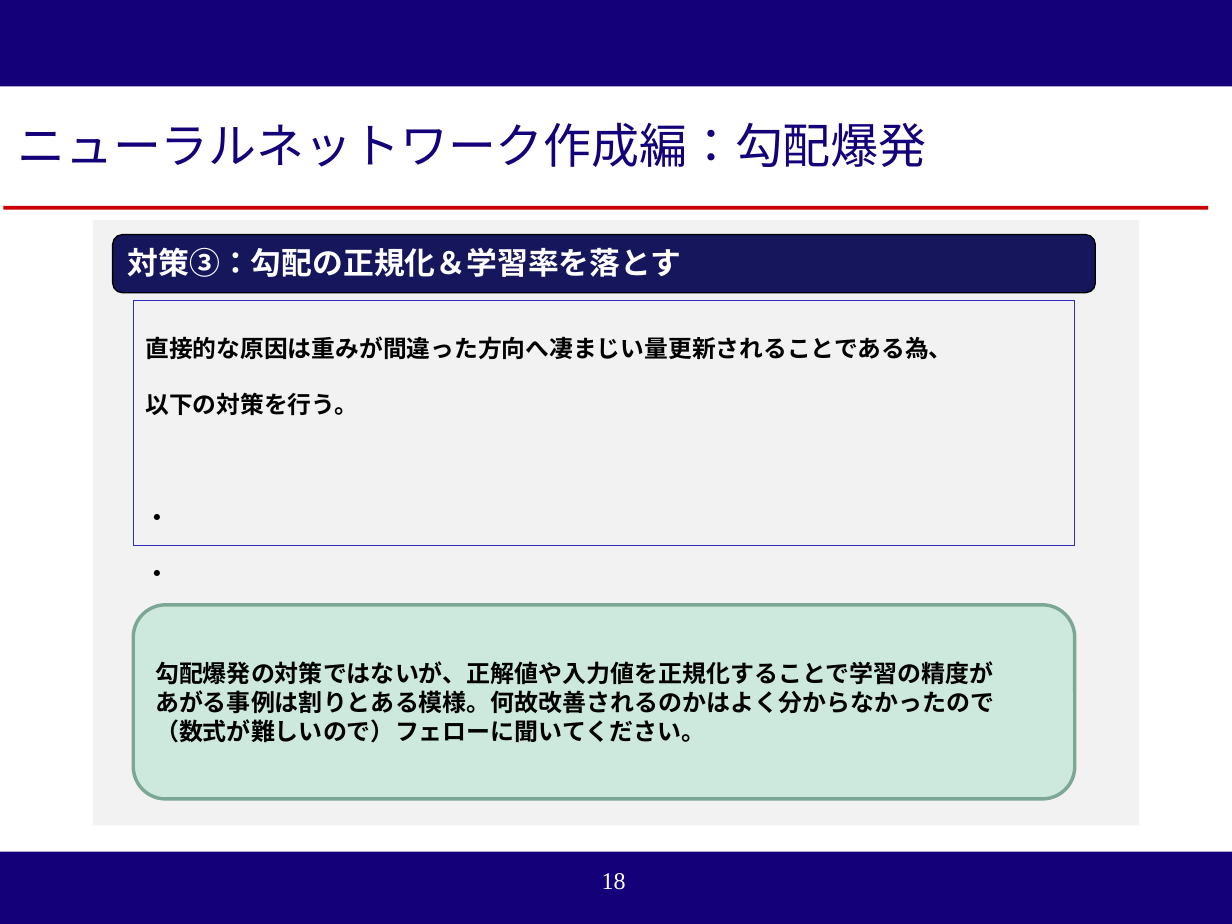
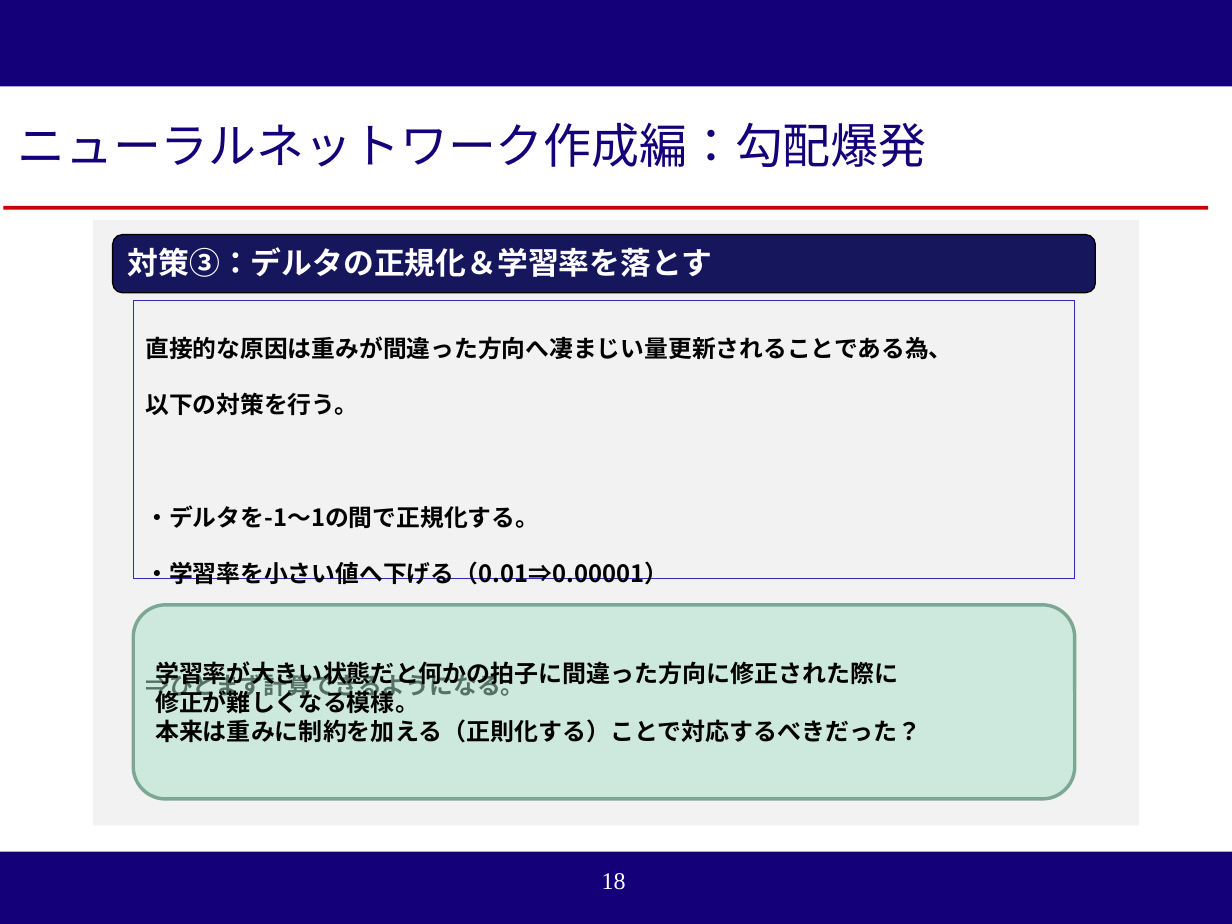
Before and after one commit to reversi-ir/ai-program, a slide deck: slide 18 of reversi-ai/result/オセロAI_技術アカデミー用説明資料.pptx. Drawn at 1232x924 pixels with LibreOffice and Linux fonts; fonts in the diff are those of the drawing; background and template pictures are left out. Boxes give left, top, right and bottom in pixels: in the first picture for what was removed or moved away, otherwise in the second. Text is boxed around its words. In the diff, an @@ line names an element or a change of style, - is before the commit and + after.

```diff
--- a/reversi-ai/result/オセロAI_技術アカデミー用説明資料.pptx
+++ b/reversi-ai/result/オセロAI_技術アカデミー用説明資料.pptx
@@ text in rounded rectangle at (128,247,712,277): text changed @@
-対策③：勾配の正規化＆学習率を落とす
+対策③：デルタの正規化＆学習率を落とす
@@ rectangle "直接的な原因は重みが間違った方向へ凄まじい量更新されることである為、": place and size @@
-rectangle "直接的な原因は重みが間違った方向へ凄まじい量更新されることである為、" at (133,301,1074,546)
+rectangle "直接的な原因は重みが間違った方向へ凄まじい量更新されることである為、" at (133,301,1074,579)
@@ text in rectangle at (145,505,668,700): text changed @@
-・
-・
+・デルタを-1～1の間で正規化する。
+・学習率を小さい値へ下げる（0.01⇒0.00001）
+⇒ひとまず計算できるようになる。
@@ text in rounded rectangle at (155,661,922,743): text changed @@
-勾配爆発の対策ではないが、正解値や入力値を正規化することで学習の精度が
-あがる事例は割りとある模様。何故改善されるのかはよく分からなかったので
-（数式が難しいので）フェローに聞いてください。
+学習率が大きい状態だと何かの拍子に間違った方向に修正された際に
+修正が難しくなる模様。
+本来は重みに制約を加える（正則化する）ことで対応するべきだった？
```
Also in this commit, not shown: 6 other slides changed, 2 slides added, 5 other files.
